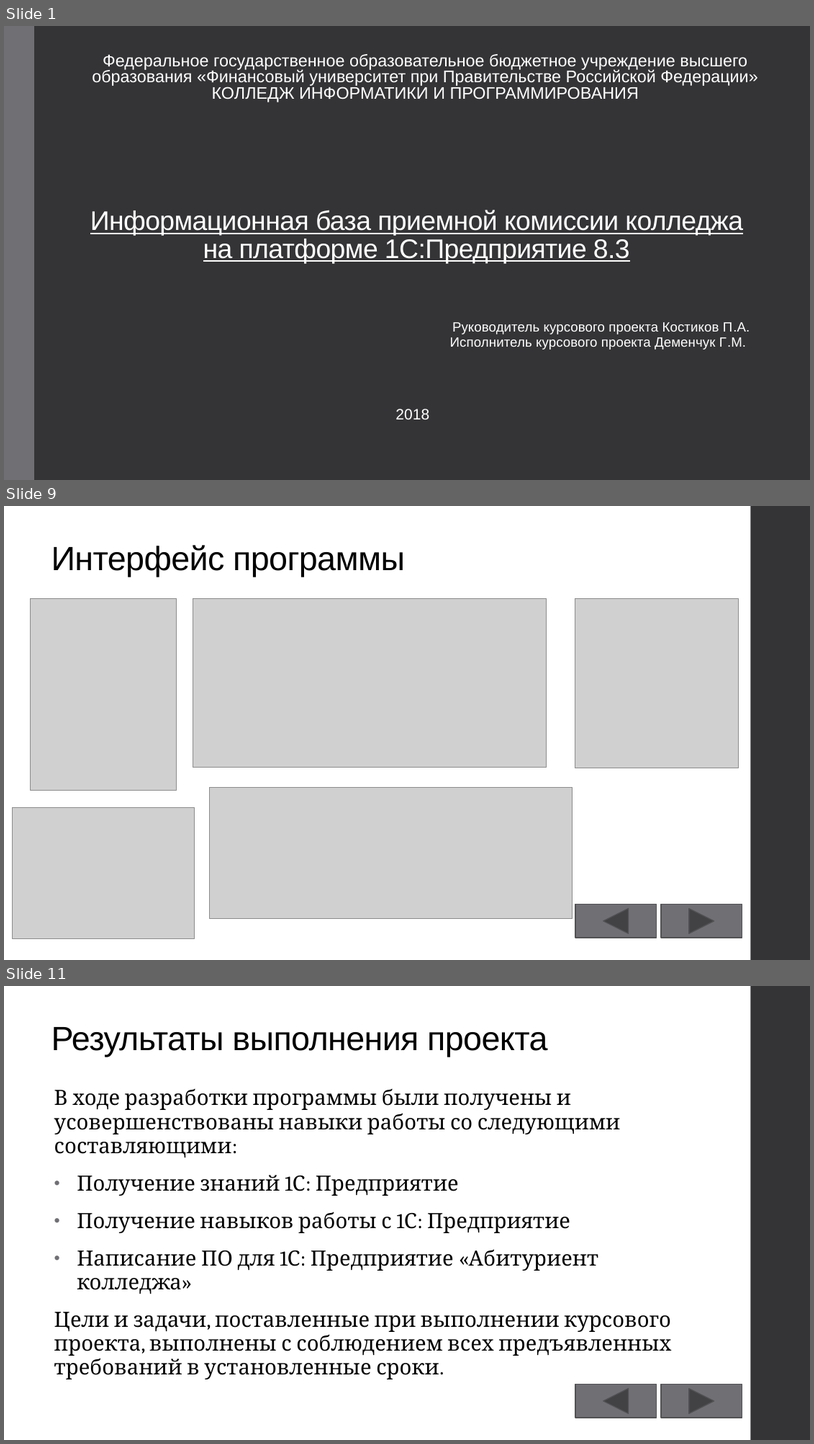
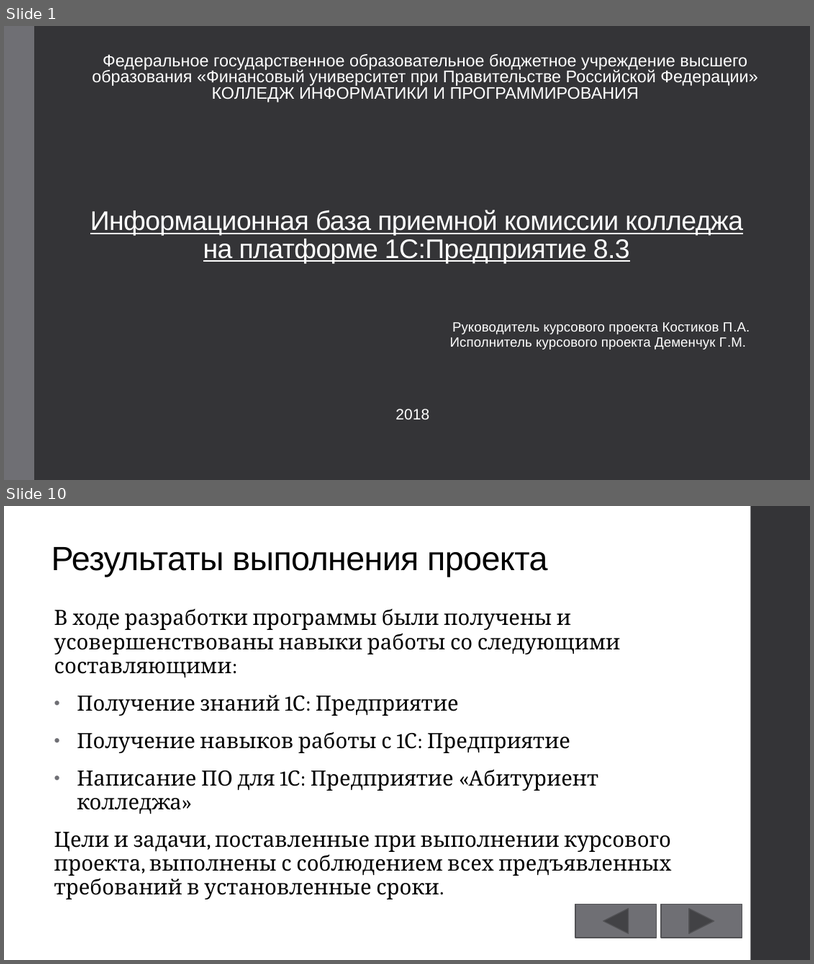
Before and after one commit to GeorgiyDemo/KIP, a slide deck: Course III/БД/1C/Курсовой/Презентация.pptx. Shown one above the other, each under a label of ours: slides 1, 9 and 11 before the commit, slides 1 and 10 after it; the slides between them are not shown. The pictures are 814x1444 and 814x964 pixels, drawn with LibreOffice and Linux fonts; fonts in the diff are those of the drawing; grey boxes stand for pictures. Boxes give left, top, right and bottom in pixels: in the first picture for what was removed or moved away, otherwise in the second. Text is boxed around its words. In the diff, an @@ line names an element or a change of style, - is before the commit and + after.

```diff
--- a/Course III/БД/1C/Курсовой/Презентация.pptx
+++ b/Course III/БД/1C/Курсовой/Презентация.pptx
@@ slide 9 removed at bbox=[4, 506, 810, 960], background #FFFFFF; not listed: 1 template element that a slide beside it also shows @@
@@ title removed at bbox=[52, 545, 405, 577] @@
-Интерфейс программы
@@ picture removed at bbox=[31, 598, 176, 790] @@
@@ picture removed at bbox=[193, 598, 547, 767] @@
@@ picture removed at bbox=[576, 598, 739, 768] @@
@@ picture removed at bbox=[13, 808, 195, 939] @@
@@ picture removed at bbox=[210, 788, 573, 919] @@
@@ action button back previous removed at bbox=[576, 904, 657, 937] @@
@@ action button forward next removed at bbox=[661, 904, 743, 937] @@
@@ what was slide 11 is now slide 10 @@
```
Also in this commit, not shown: 4 slides changed, 4 slides added, 4 other slides removed, 1 other file.
